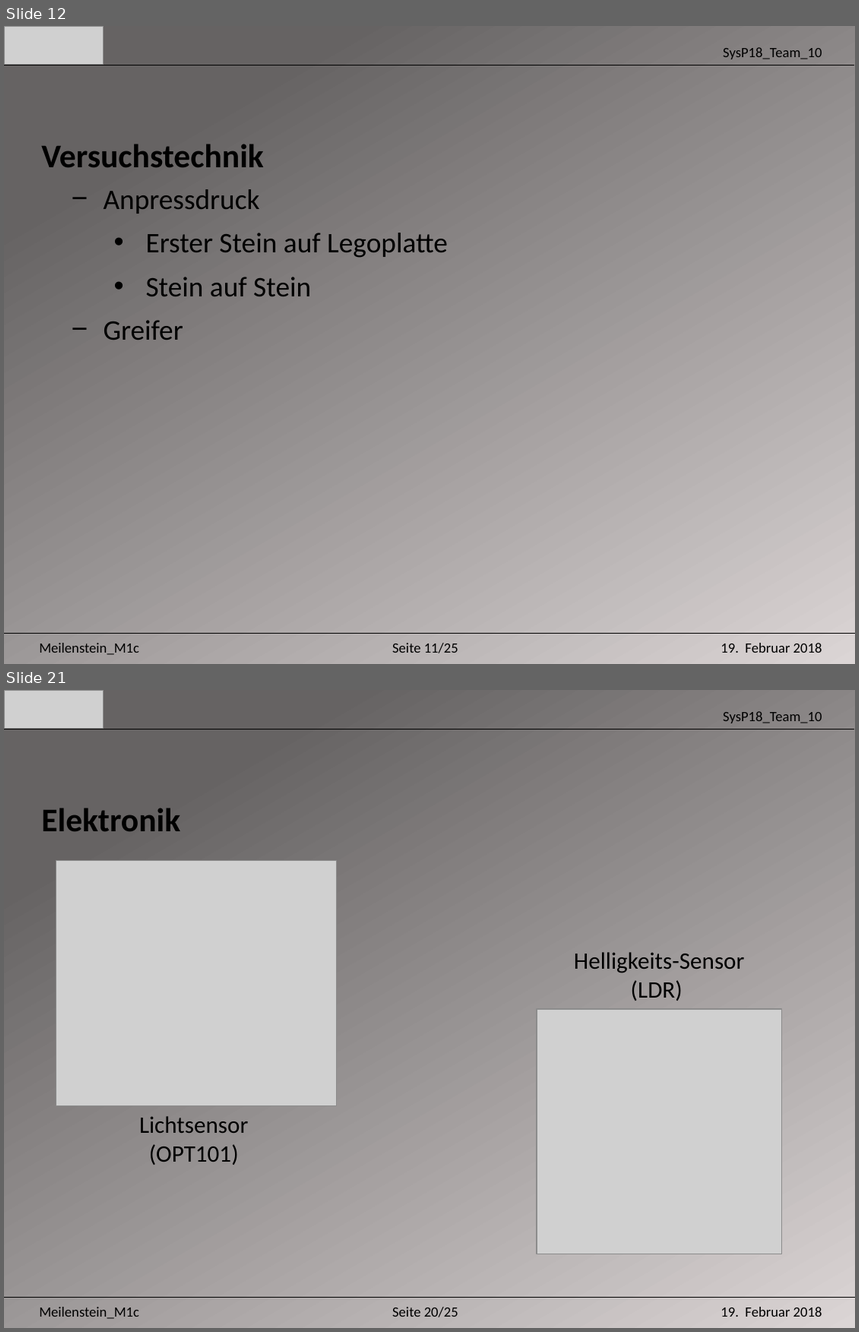
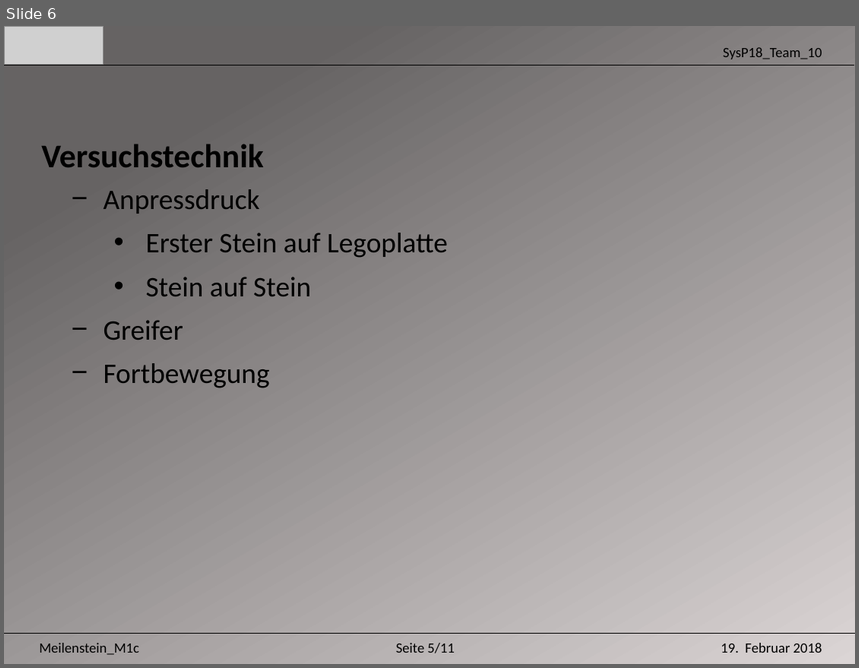
Before and after one commit to Unaqwyn/SysP18_1cv, a slide deck: Systemtechnikprojekt/Systemtechnikprojekt/01_Organisation/02_Meilensteine/m1/m1c/Praesentation_m1c.pptx. Shown one above the other, each under a label of ours: slides 12 and 21 before the commit, slide 6 after it; the slides between them are not shown. The pictures are 859x1332 and 859x668 pixels, drawn with LibreOffice and Linux fonts; fonts in the diff are those of the drawing; grey boxes stand for pictures. Boxes give left, top, right and bottom in pixels: in the first picture for what was removed or moved away, otherwise in the second. Text is boxed around its words. In the diff, an @@ line names an element or a change of style, - is before the commit and + after.

```diff
--- a/Systemtechnikprojekt/Systemtechnikprojekt/01_Organisation/02_Meilensteine/m1/m1c/Praesentation_m1c.pptx
+++ b/Systemtechnikprojekt/Systemtechnikprojekt/01_Organisation/02_Meilensteine/m1/m1c/Praesentation_m1c.pptx
@@ slide 21 removed at (4, 690, 855, 1328), background gradient #DBD6D6 to #666464 @@
@@ picture removed at (4, 690, 104, 727) @@
@@ text removed at (723, 711, 822, 723) @@
-SysP18_Team_10
@@ line removed from (4, 730) to (854, 730) @@
@@ text removed at (41, 808, 180, 831) @@
-Elektronik
@@ picture removed at (56, 861, 337, 1106) @@
@@ text removed at (574, 952, 745, 1001) @@
-Helligkeits-Sensor
-(LDR)
@@ picture removed at (537, 1009, 782, 1255) @@
@@ text removed at (139, 1116, 248, 1165) @@
-Lichtsensor
-(OPT101)
@@ line removed from (4, 1298) to (855, 1298) @@
@@ text removed at (39, 1307, 139, 1319) @@
-Meilenstein_M1c
@@ text removed at (392, 1307, 458, 1318) @@
-Seite 20/25
@@ text removed at (721, 1307, 823, 1317) @@
-19. Februar 2018
@@ what was slide 12 is now slide 6 @@
@@ slide 6 changed as well @@
@@ text at (104, 363, 270, 389): paragraph added @@
+− Fortbewegung
@@ text at (396, 643, 455, 654): text changed @@
-Seite 11/25
+Seite 5/11
```
Also in this commit, not shown: 10 other slides changed, 14 other slides removed.
